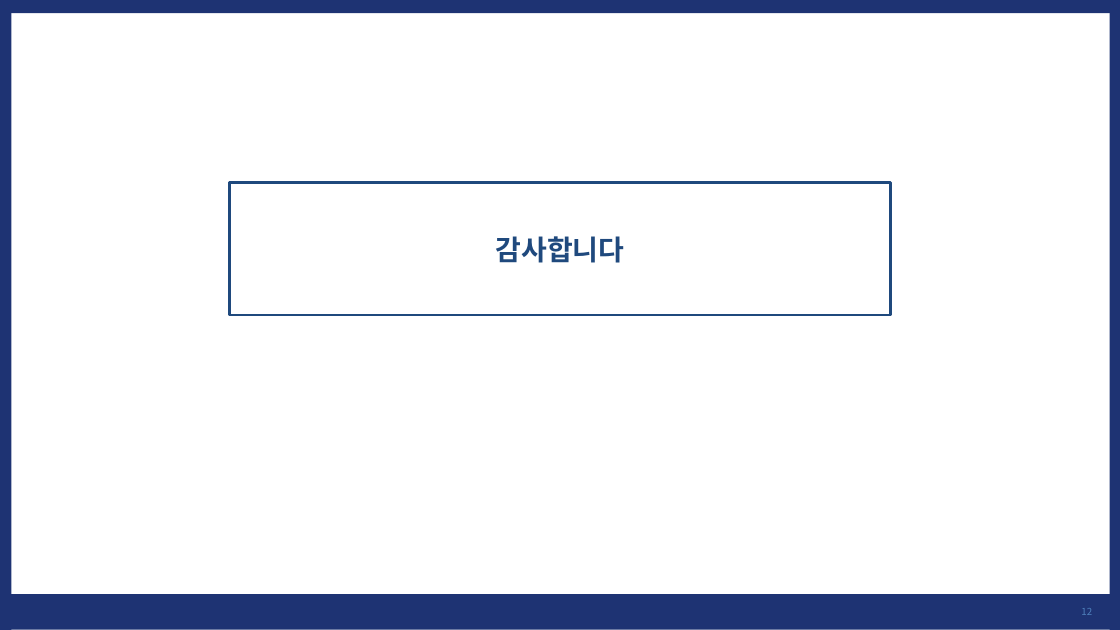
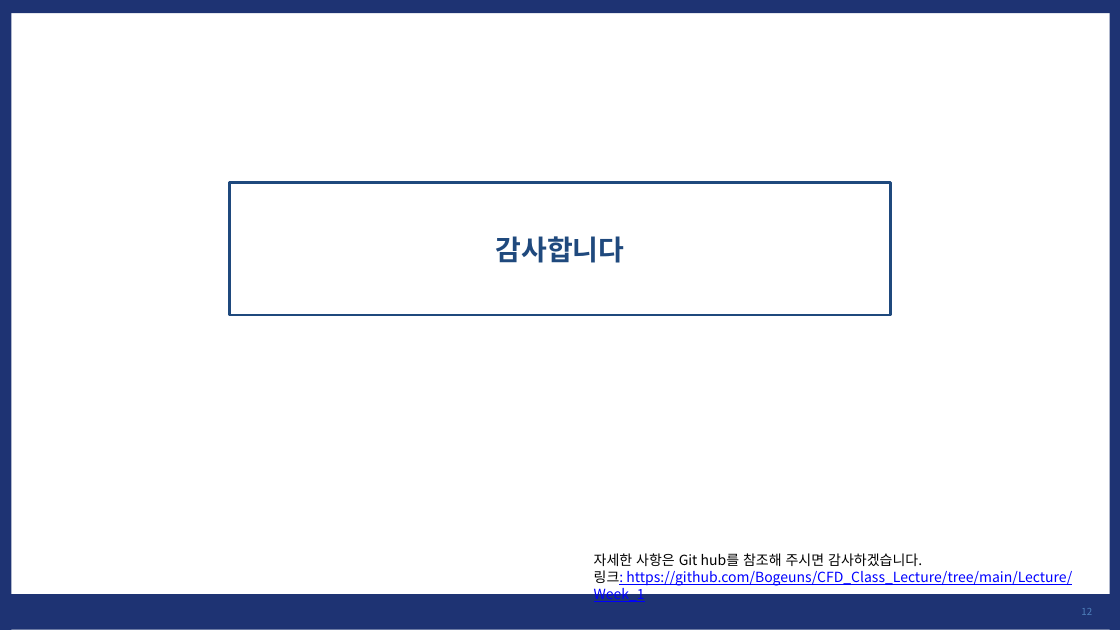
Before and after one commit to Bogeuns/17415009_BogeunSeo, a slide deck: slide 12 of Lecture/Week_1/Repoert_Week_1.pptx. Drawn at 1120x630 pixels with LibreOffice and Linux fonts; fonts in the diff are those of the drawing. Boxes give left, top, right and bottom in pixels: in the first picture for what was removed or moved away, otherwise in the second. Text is boxed around its words. In the diff, an @@ line names an element or a change of style, - is before the commit and + after.

Commit message:
Final upload for week 1
Finally!!!!

```diff
--- a/Lecture/Week_1/Repoert_Week_1.pptx
+++ b/Lecture/Week_1/Repoert_Week_1.pptx
@@ text added at <box>594,553,1072,603</box>, 12 pt, text #0000FF, underline @@
+자세한 사항은 Git hub를 참조해 주시면 감사하겠습니다.
+링크: https://github.com/Bogeuns/CFD_Class_Lecture/tree/main/Lecture/Week_1
```
Also in this commit, not shown: 1 other file.
